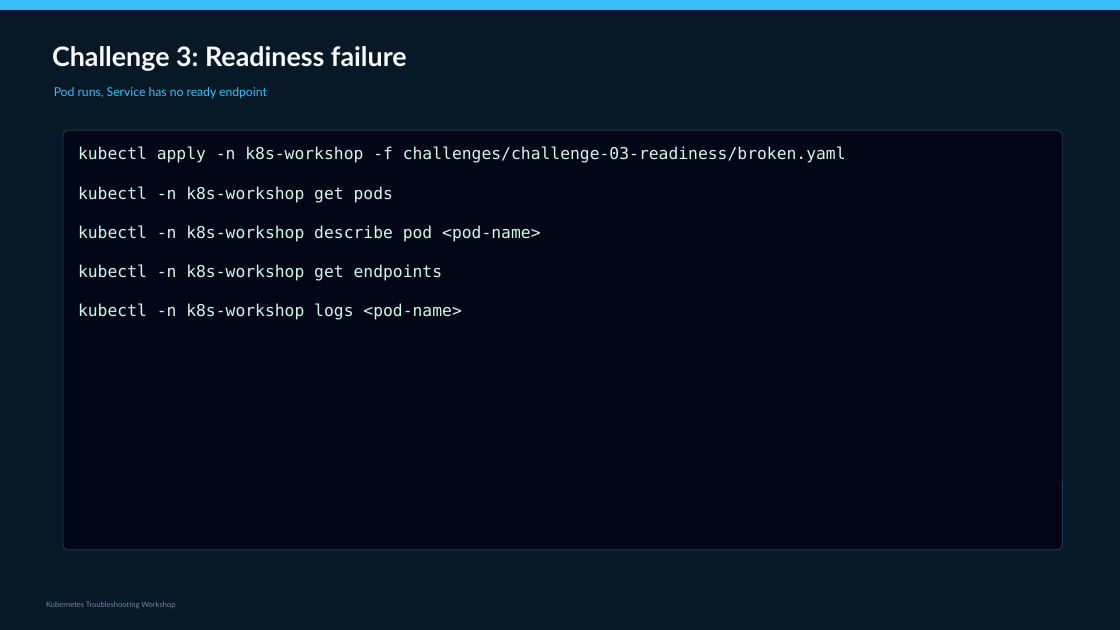
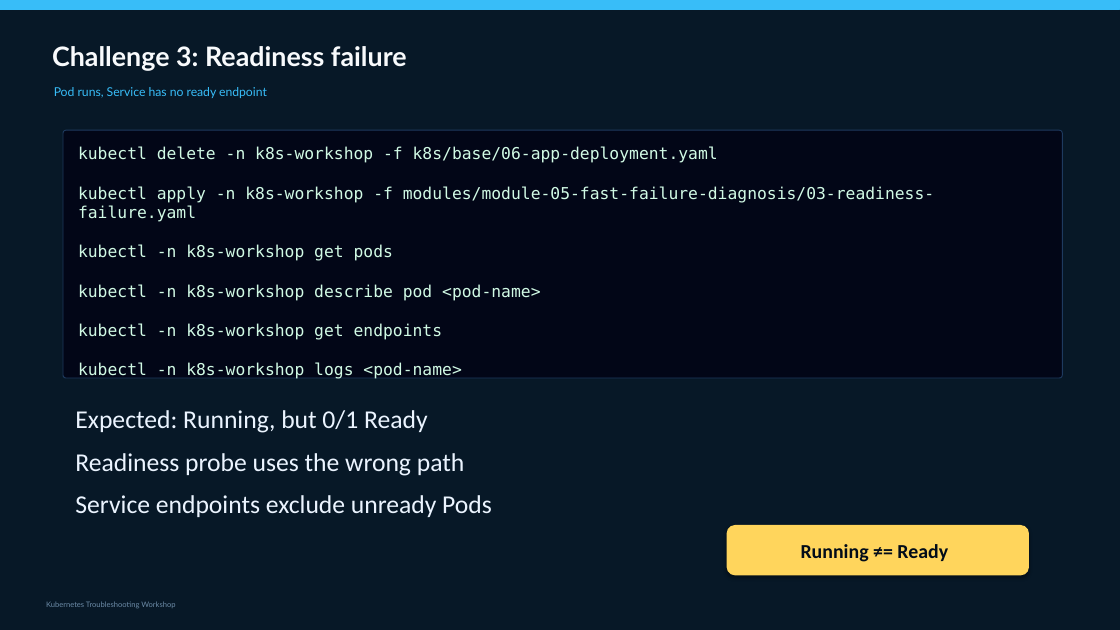
Before and after one commit to slaneslane/k8s-workshop-2, a slide deck: slide 62 of presentations/K8s_Troubleshooting_Workshop_FULL.pptx (slide 58 before the commit). Drawn at 1120x630 pixels with LibreOffice and Linux fonts; fonts in the diff are those of the drawing. Boxes give left, top, right and bottom in pixels: in the first picture for what was removed or moved away, otherwise in the second. Text is boxed around its words. In the diff, an @@ line names an element or a change of style, - is before the commit and + after.

Commit message:
Module 6 fixed

```diff
--- a/presentations/K8s_Troubleshooting_Workshop_FULL.pptx
+++ b/presentations/K8s_Troubleshooting_Workshop_FULL.pptx
@@ rounded rectangle: place and size @@
-rounded rectangle at box(63, 130, 1063, 550)
+rounded rectangle at box(63, 130, 1063, 378)
@@ text at box(78, 146, 934, 222): text changed @@
-kubectl apply -n k8s-workshop -f challenges/challenge-03-readiness/broken.yaml
+kubectl delete -n k8s-workshop -f k8s/base/06-app-deployment.yaml
+kubectl apply -n k8s-workshop -f modules/module-05-fast-failure-diagnosis/03-readiness-failure.yaml
@@ text added at box(75, 410, 492, 517), 22 pt, text #EBF4FF @@
+Expected: Running, but 0/1 Ready
+Readiness probe uses the wrong path
+Service endpoints exclude unready Pods
@@ rounded rectangle added at box(727, 525, 1029, 576), fill #FFD55C @@
@@ text added at box(801, 544, 948, 562), 17 pt, text #020C19, bold @@
+Running ≠= Ready
```
Also in this commit, not shown: 2 other slides changed, 5 slides added, 2 other files.
